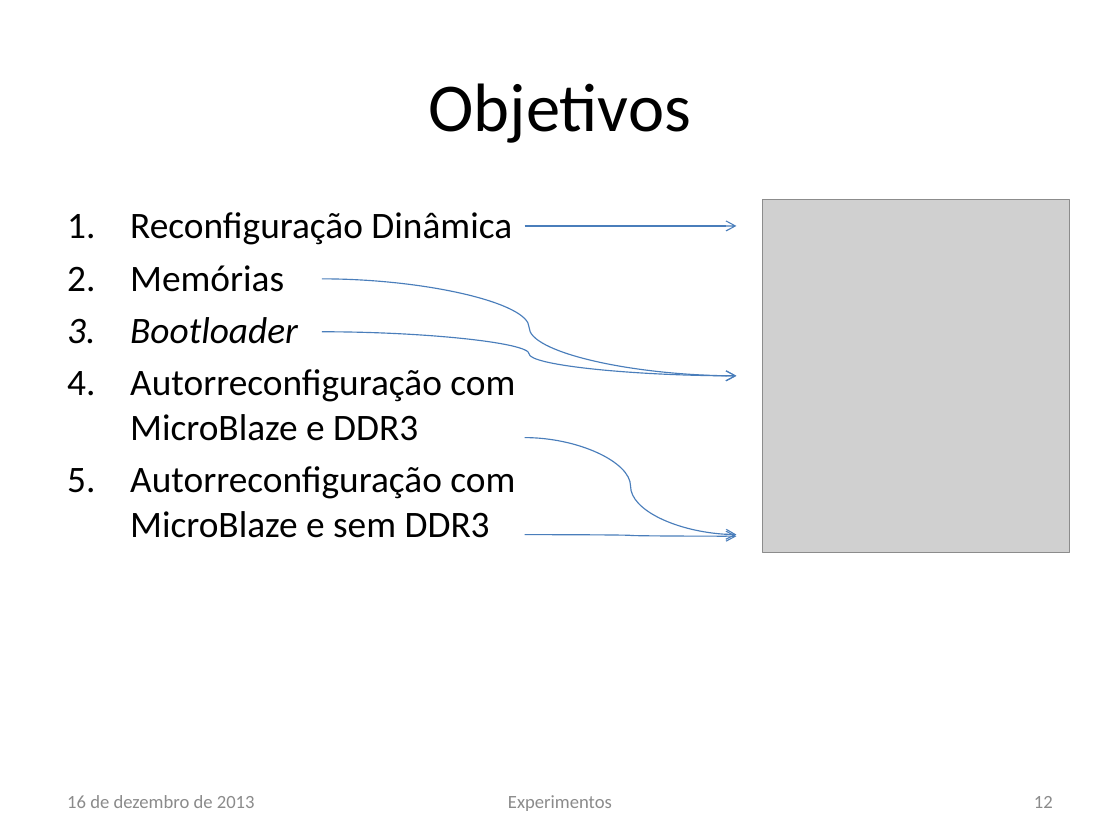
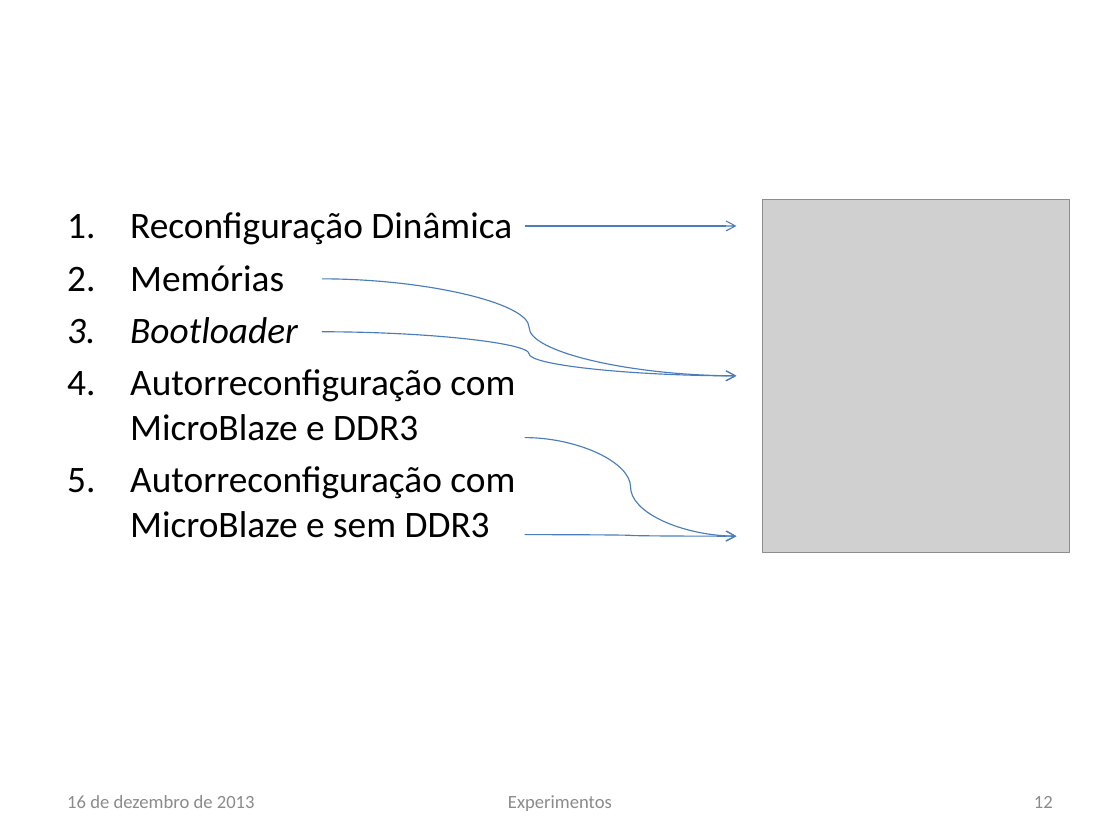
Before and after one commit to lsoliveira459/tg2, a slide deck: slide 12 of Apresentação/Estudo e Implementação de Reconfiguração Dinâmica.pptx. Drawn at 1120x840 pixels with LibreOffice and Linux fonts; fonts in the diff are those of the drawing; grey boxes stand for pictures; background and template pictures are left out. Boxes give left, top, right and bottom in pixels: in the first picture for what was removed or moved away, otherwise in the second. Text is boxed around its words. In the diff, an @@ line names an element or a change of style, - is before the commit and + after.

```diff
--- a/Apresentação/Estudo e Implementação de Reconfiguração Dinâmica.pptx
+++ b/Apresentação/Estudo e Implementação de Reconfiguração Dinâmica.pptx
@@ title removed at [429,83,692,143] @@
-Objetivos
@@ curved arrow (525, 438) - (736, 536): route changed @@
```
Also in this commit, not shown: 10 other slides changed, 2 slides added, 4 other files.
